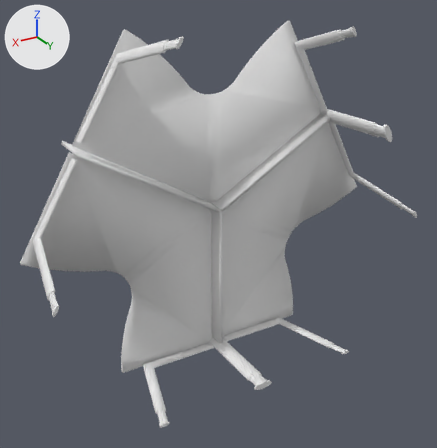
The OBJ model data/selected/18.obj: old version first, new version second.
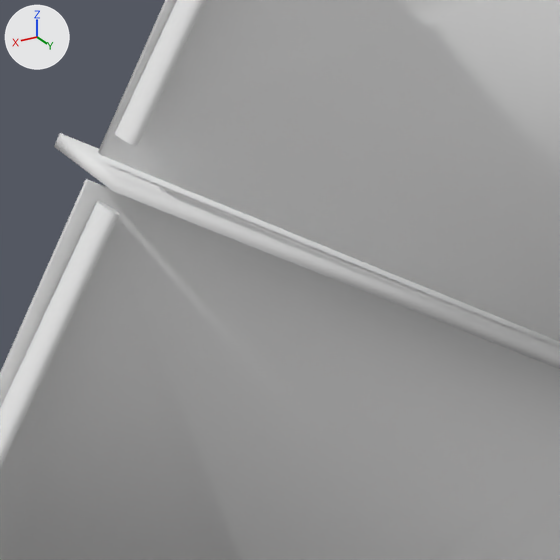
The first picture shows the older version from a 50 mm camera at (848.0, 1186.0, 676.0) aimed at (23.0, -188.0, -11.0). The close-ups show both versions on the part from 11% to 43% of the width and 24% to 55% of the height of that picture. The axes (+X, +Y, +Z) are drawn at upper left. The lights are the same throughout. Where no turn or scale is listed for an object, it has been applied to the vertices. Vertices at the same position are counted once.

The scene before the commit, as lines of its bpy script (objects in view):
```python
me_18 = bpy.data.meshes.new('18')
me_18.from_pydata(...)  # 2088 vertices, 4120 faces; spans x -602.0..566.0, y -365.0..-4.0, z -487.0..534.0
# faces by material slot: [3328, 384, 372, 30, 6]
me_18.materials.append(mat_3___default)  # white #e7e7e7
me_18.materials.append(mat_side)  # white #e7e7e7
me_18.materials.append(mat_top)  # white #e7e7e7
me_18.materials.append(mat_0___defadadsd)  # white #e7e7e7
me_18.materials.append(mat_default)  # white #e7e7e7
ob_18 = bpy.data.objects.new('18', me_18)
ob_18.location = (0.0, 0.0, 0.0)
```
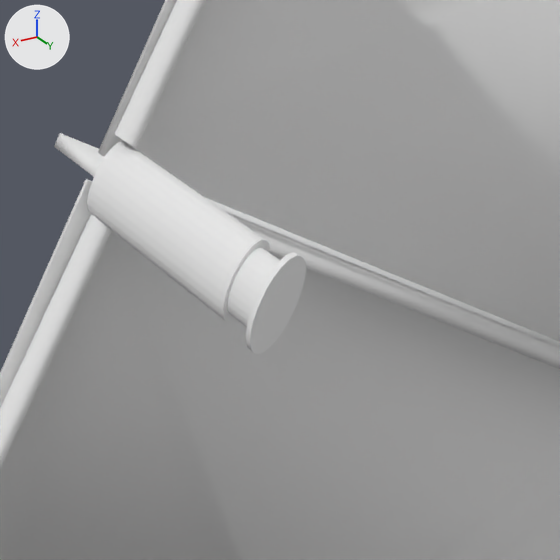
Where the change shows, as pixel boxes (x1, y1, x2, y2) in the close-ups (560 x 560 px):
part 1 of me_18, added
    after: (87, 141, 306, 354)

Diff of the bpy script that builds the scene:
```diff
--- a/data/selected/18.obj.py
+++ b/data/selected/18.obj.py
@@ me_18 @@
 me_18.from_pydata(...)  # 2088 vertices, 4120 faces; spans x -602.0..566.0, y -365.0..-4.0, z -487.0..534.0
 # used by ob_18; location = (0.0, 0.0, 0.0)
+# me_18 part 1: the loose piece of 168 vertices spanning x -444.0..-410.0, y -288.0..-4.0, z 208.0..261.0 is copied, and the copy is turned -59.5 degrees about the y axis through its middle, then moved by (822.0, 7.0, 1.0); it spans x 378.0..413.0, y -280.0..3.0, z 210.0..262.0
 me_18.materials.append(mat_3___default)
```
